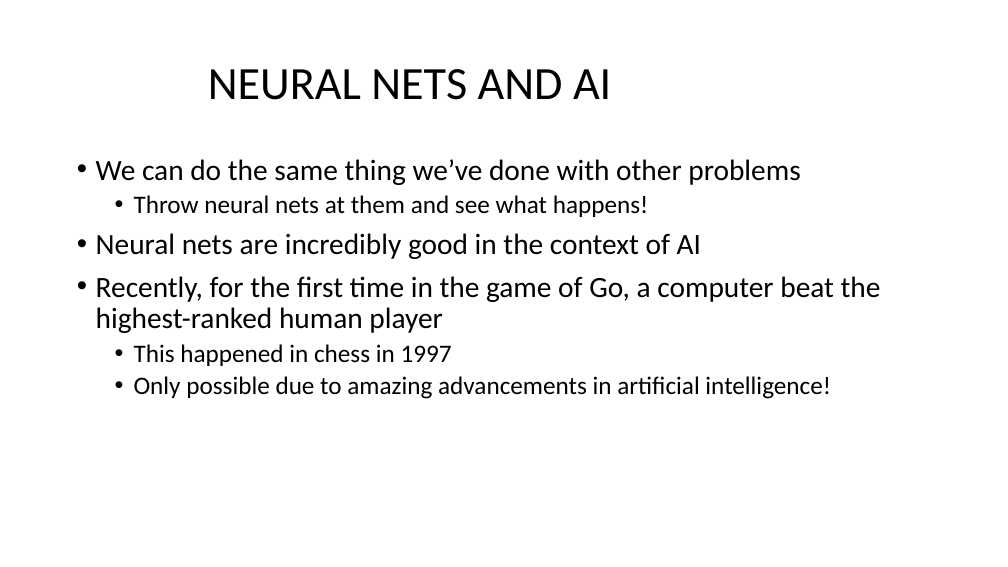
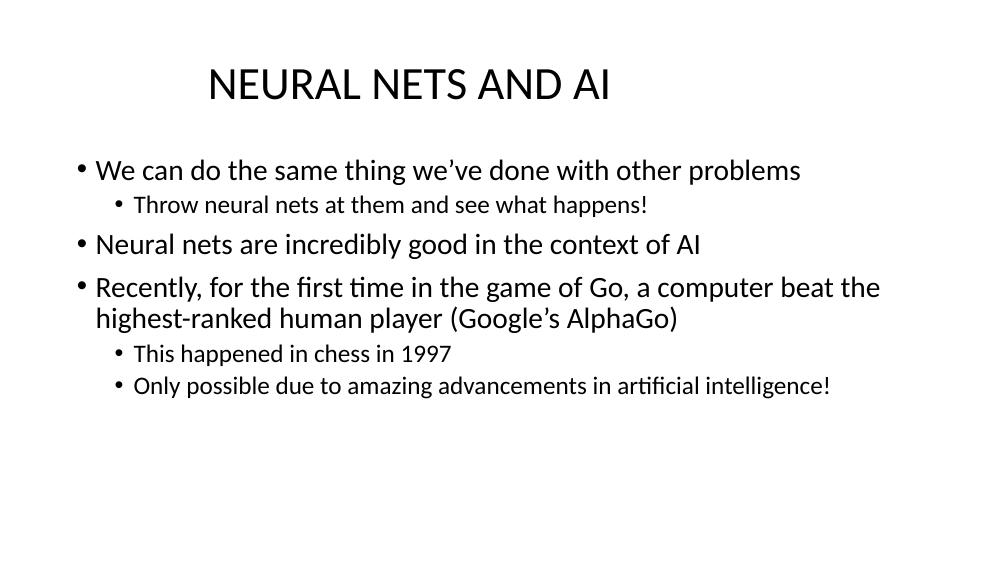
Before and after one commit to bakitybacon/rice-data-and-donuts, a slide deck: slide 29 of tf/Introduction to TensorFlow.pptx (slide 27 before the commit). Drawn at 1008x567 pixels with LibreOffice and Linux fonts; fonts in the diff are those of the drawing; background and template pictures are left out. Boxes give left, top, right and bottom in pixels: in the first picture for what was removed or moved away, otherwise in the second. Text is boxed around its words. In the diff, an @@ line names an element or a change of style, - is before the commit and + after.

Commit message:
minor edits

```diff
--- a/tf/Introduction to TensorFlow.pptx
+++ b/tf/Introduction to TensorFlow.pptx
@@ text at (x1=96, y1=276, x2=881, y2=333): text changed @@
-• Recently, for the first time in the game of Go, a computer beat the highest-ranked human player
+• Recently, for the first time in the game of Go, a computer beat the highest-ranked human player (Google’s AlphaGo)
```
Also in this commit, not shown: 2 other slides changed, 2 slides added.
